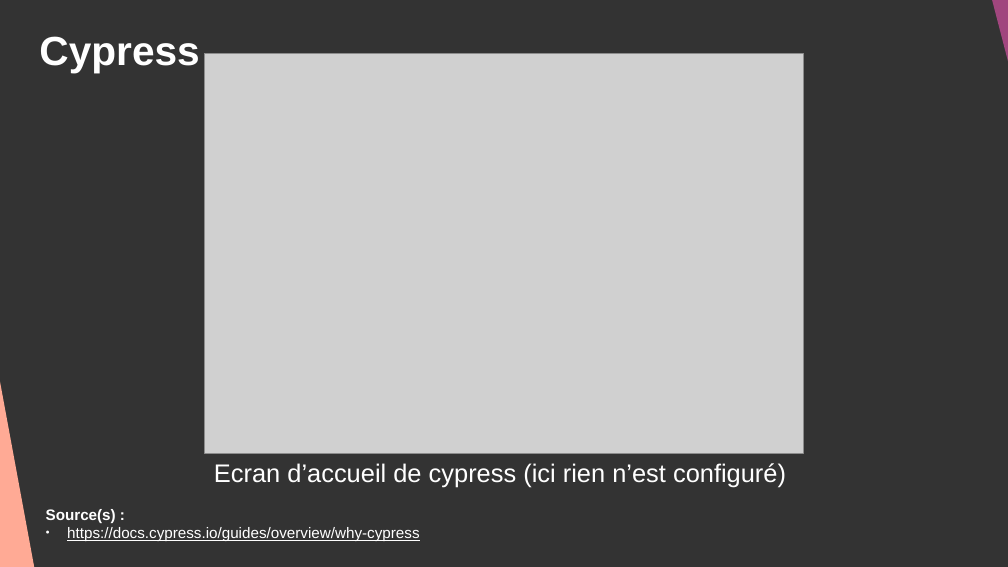
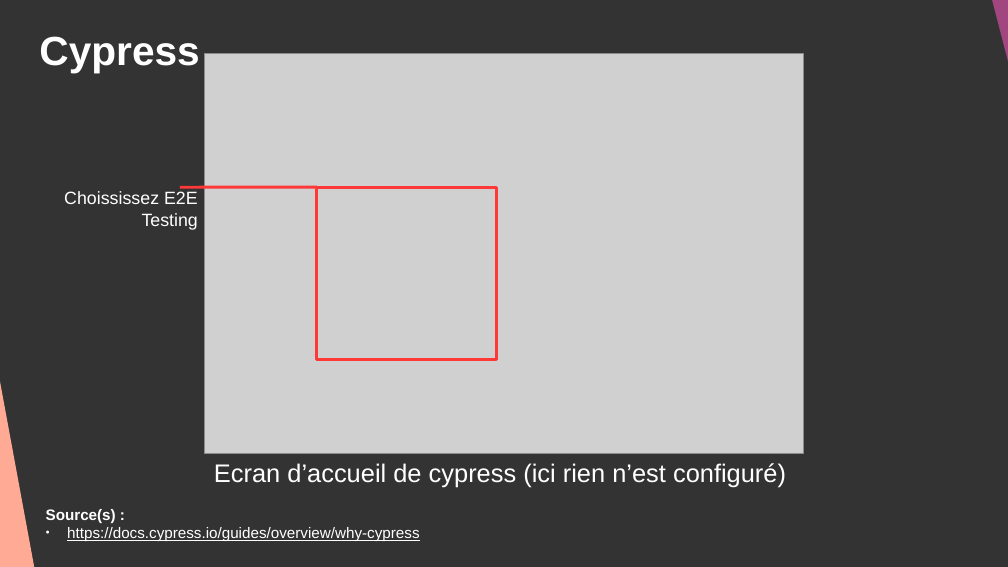
Before and after one commit to DanYellow/cours, a slide deck: slide 12 of developpement-front-s5/travaux-pratiques/numero-2/presentation.odp. Drawn at 1008x567 pixels with LibreOffice and Linux fonts; fonts in the diff are those of the drawing; grey boxes stand for pictures. Boxes give left, top, right and bottom in pixels: in the first picture for what was removed or moved away, otherwise in the second. Text is boxed around its words. In the diff, an @@ line names an element or a change of style, - is before the commit and + after.

```diff
--- a/developpement-front-s5/travaux-pratiques/numero-2/presentation.odp
+++ b/developpement-front-s5/travaux-pratiques/numero-2/presentation.odp
@@ text added at [64, 191, 198, 230], 14 pt, text #FFFFFF @@
+Choississez E2E Testing
@@ line added from (316, 188) to (180, 188), #FF3838 2.3 pt @@
@@ rectangle added at [316, 188, 497, 360], outline #FF3838 2.3 pt @@
```
Also in this commit, not shown: 4 other slides changed, 9 slides added, 2 slides removed, 7 other files.
